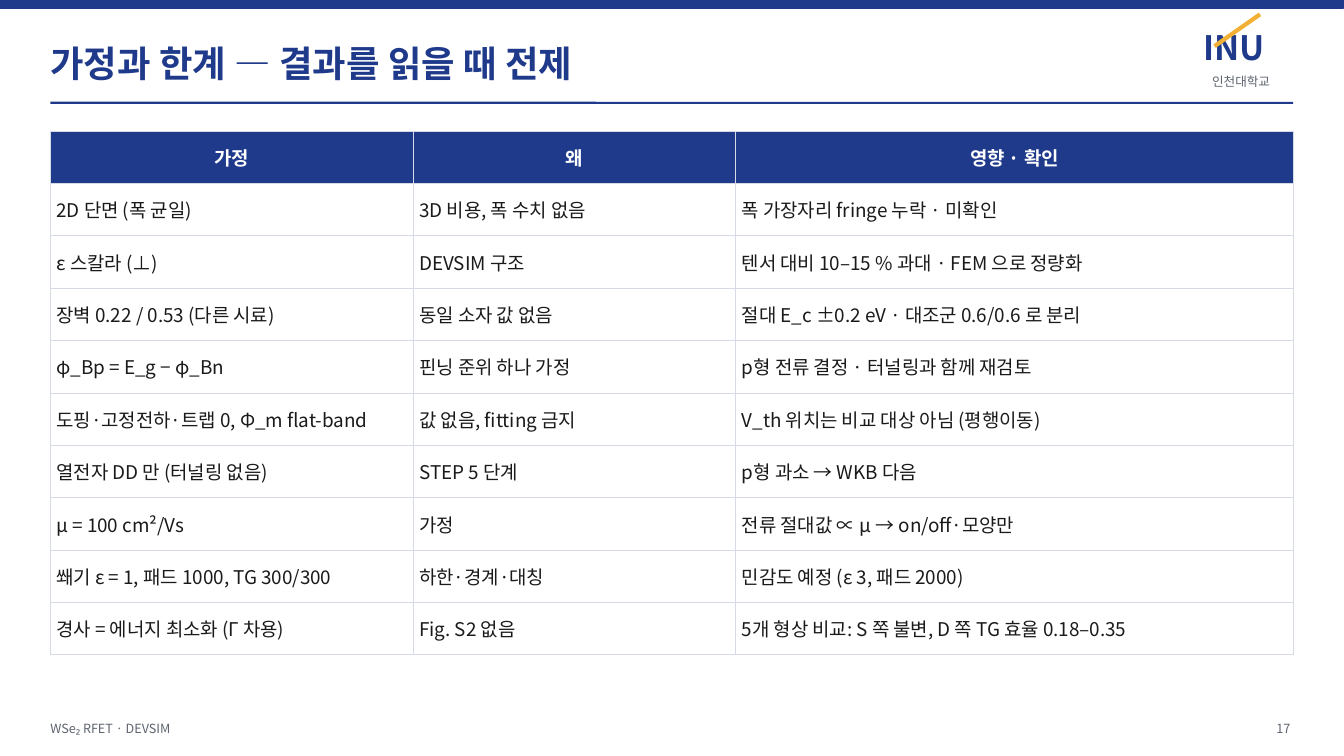
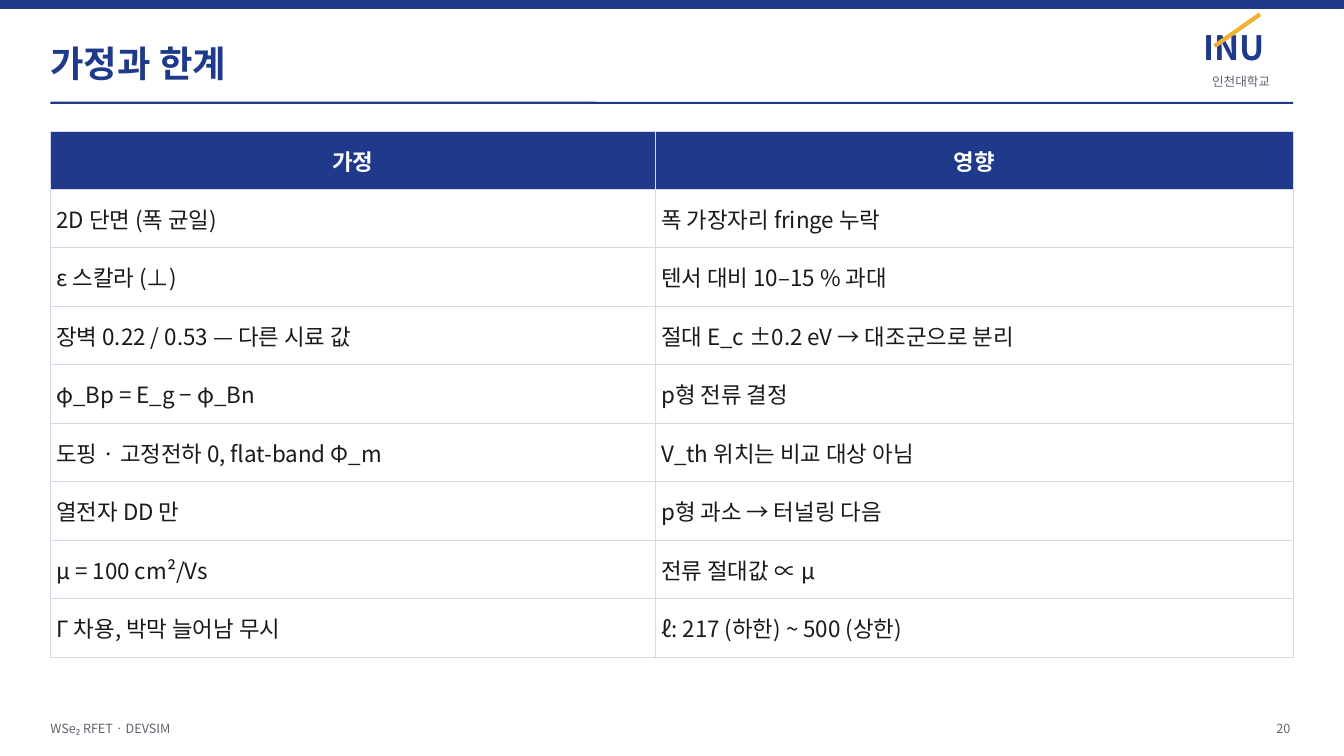
Before and after one commit to jiseonyang-9070/rfet, a slide deck: slide 20 of slides/RFET_progress_INU.pptx (slide 17 before the commit). Drawn at 1344x756 pixels with LibreOffice and Linux fonts; fonts in the diff are those of the drawing. Boxes give left, top, right and bottom in pixels: in the first picture for what was removed or moved away, otherwise in the second. Text is boxed around its words. In the diff, an @@ line names an element or a change of style, - is before the commit and + after.

```diff
--- a/slides/RFET_progress_INU.pptx
+++ b/slides/RFET_progress_INU.pptx
@@ text at (x1=50, y1=46, x2=226, y2=81): text changed @@
-가정과 한계 — 결과를 읽을 때 전제
+가정과 한계
@@ table at (x1=50, y1=131, x2=1294, y2=646) @@
-가정 | 왜 | 영향 · 확인
-2D 단면 (폭 균일) | 3D 비용, 폭 수치 없음 | 폭 가장자리 fringe 누락 · 미확인
-ε 스칼라 (⊥) | DEVSIM 구조 | 텐서 대비 10–15 % 과대 · FEM 으로 정량화
-장벽 0.22 / 0.53 (다른 시료) | 동일 소자 값 없음 | 절대 E_c ±0.2 eV · 대조군 0.6/0.6 로 분리
-φ_Bp = E_g − φ_Bn | 핀닝 준위 하나 가정 | p형 전류 결정 · 터널링과 함께 재검토
-도핑·고정전하·트랩 0, Φ_m flat-band | 값 없음, fitting 금지 | V_th 위치는 비교 대상 아님 (평행이동)
-열전자 DD 만 (터널링 없음) | STEP 5 단계 | p형 과소 → WKB 다음
-μ = 100 cm²/Vs | 가정 | 전류 절대값 ∝ μ → on/off·모양만
-쐐기 ε = 1, 패드 1000, TG 300/300 | 하한·경계·대칭 | 민감도 예정 (ε 3, 패드 2000)
-경사 = 에너지 최소화 (Γ 차용) | Fig. S2 없음 | 5개 형상 비교: S 쪽 불변, D 쪽 TG 효율 0.18–0.35
+가정 | 영향
+2D 단면 (폭 균일) | 폭 가장자리 fringe 누락
+ε 스칼라 (⊥) | 텐서 대비 10–15 % 과대
+장벽 0.22 / 0.53 — 다른 시료 값 | 절대 E_c ±0.2 eV → 대조군으로 분리
+φ_Bp = E_g − φ_Bn | p형 전류 결정
+도핑 · 고정전하 0, flat-band Φ_m | V_th 위치는 비교 대상 아님
+열전자 DD 만 | p형 과소 → 터널링 다음
+μ = 100 cm²/Vs | 전류 절대값 ∝ μ
+Γ 차용, 박막 늘어남 무시 | ℓ: 217 (하한) ~ 500 (상한)
@@ page number at (x1=1276, y1=723, x2=1290, y2=733): text changed @@
-17
+20
```
Also in this commit, not shown: 15 other slides changed, 5 slides added, 2 slides removed, 23 other files.
